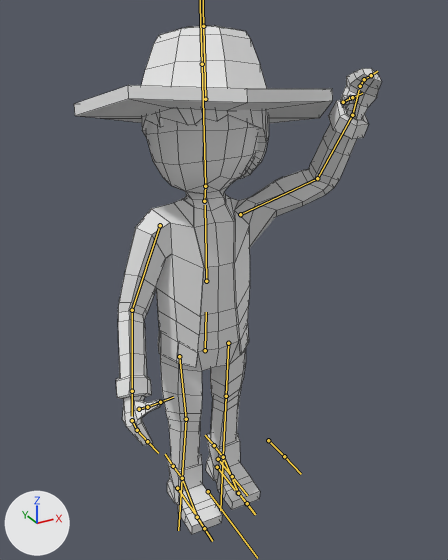
One commit to the FBX model OutofLight/Assets/Graphics/PlayerCharacter/Dave.fbx: the scene before it, then after it.
Both versions are drawn from a 50 mm lens placed at (-0.765, -1.52, 1.552), pointed at (0.072, 0.001, 0.792). Lighting does not change. The marker at lower left points along +X, +Y and +Z. Both versions are drawn at frame 25 of the action 'Armature|Idle'; the numbers are the values there. The bones that bend it are drawn over the model as lines. Mesh edges are drawn as thin lines.

Names of what the first picture shows: 'Character'.
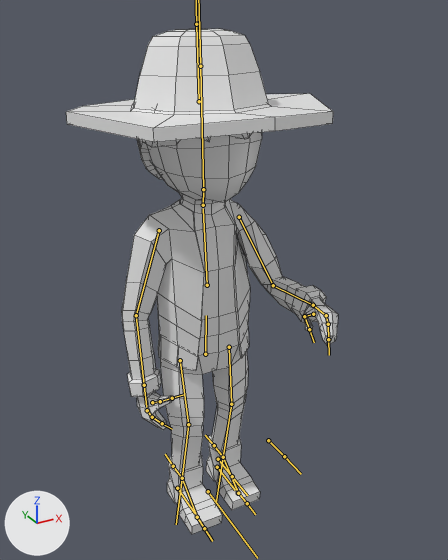
Location of each change, [x1, y1, x2, y2] in pixels of the pictures (448 x 560 px):
'Character', posed (12% narrower)
    before: [74, 26, 382, 534]
    after: [66, 29, 338, 534]
bone 'Hat', root to tip
    before: (205, 99) to (203, 26)
    after: (199, 101) to (196, 24)
bone 'Torso', root to tip
    before: (205, 350) to (206, 312)
    after: (205, 354) to (206, 315)
bone 'Chest', root to tip
    before: (206, 281) to (205, 205)
    after: (207, 285) to (203, 208)
bone 'Head', root to tip
    before: (205, 186) to (202, 64)
    after: (203, 189) to (200, 66)
bone 'Upper Arm.L', root to tip
    before: (240, 214) to (317, 178)
    after: (239, 217) to (273, 285)
bone 'Lower Arm.L', root to tip
    before: (317, 178) to (352, 115)
    after: (273, 285) to (313, 305)
bone 'Hand.L', root to tip
    before: (352, 115) to (359, 90)
    after: (313, 305) to (324, 314)
bone 'Upper Arm.R', root to tip
    before: (160, 225) to (132, 310)
    after: (159, 230) to (136, 315)
bone 'Lower Arm.R', root to tip
    before: (132, 310) to (132, 391)
    after: (136, 315) to (144, 385)
bone 'Upper Leg.L', root to tip
    before: (228, 343) to (226, 396)
    after: (229, 347) to (231, 404)
bone 'Lower Leg.L', root to tip
    before: (226, 396) to (223, 456)
    after: (231, 404) to (223, 457)
bone 'Upper Leg.R', root to tip
    before: (179, 356) to (186, 419)
    after: (180, 360) to (188, 424)
bone 'Lower Leg.R', root to tip
    before: (186, 419) to (182, 478)
    after: (188, 424) to (182, 478)

What the commit changed:
Bone 'Hat' (bone_hat) moves from (0.47, -0.17, -0.76) to (0.01, -0.14, -0.28).
Bone 'Hat' (bone_hat) turns from (-22, -54, 12) to (-2, 0, 0) degrees about its own x, y and z.
Bone 'Torso' (bone_torso) moves from (-0.06, -0.07, 0.19) to (-0.02, -0.14, 0.09).
Bone 'Chest' (bone_chest) turns from (-2, -1, -1) to (-2, 0, 0) degrees about its own x, y and z.
Bone 'Head' (bone_head) turns from (18, -53, -11) to (0, 0, 0) degrees about its own x, y and z.
Bone 'Upper Arm.L' (bone_upper_arm_l) turns from (45, 8, -86) to (37, 117, 22) degrees about its own x, y and z.
Bone 'Lower Arm.L' (bone_lower_arm_l) turns from (17, -1, -20) to (112, -35, -18) degrees about its own x, y and z.
Bone 'Hand.L' (bone_hand_l) turns from (0, 0, 0) to (-12, -1, -1) degrees about its own x, y and z.
Bone 'Upper Arm.R' (bone_upper_arm_r) turns from (-16, -1, 7) to (-19, -4, 5) degrees about its own x, y and z.
Bone 'Lower Arm.R' (bone_lower_arm_r) turns from (1, 0, 8) to (-18, -4, -7) degrees about its own x, y and z.
Bone 'Upper Leg.L' (bone_upper_leg_l) turns from (-5, 1, 0) to (3, 1, 0) degrees about its own x, y and z.
Bone 'Lower Leg.L' (bone_lower_leg_l) turns from (-6, -1, 0) to (11, -1, 0) degrees about its own x, y and z.
Bone 'Upper Leg.R' (bone_upper_leg_r) turns from (10, 1, -1) to (14, 0, 0) degrees about its own x, y and z.
Bone 'Lower Leg.R' (bone_lower_leg_r) turns from (13, 0, 0) to (22, 0, 0) degrees about its own x, y and z.
